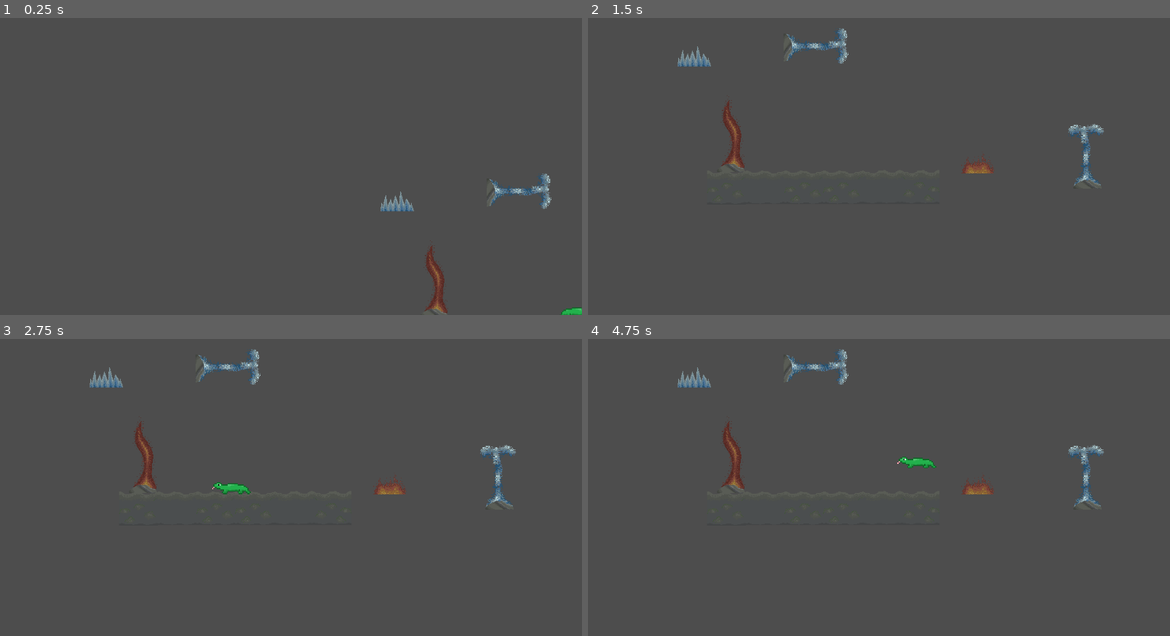
Above: before the commit, frames 1-4 (two rows, left to right).
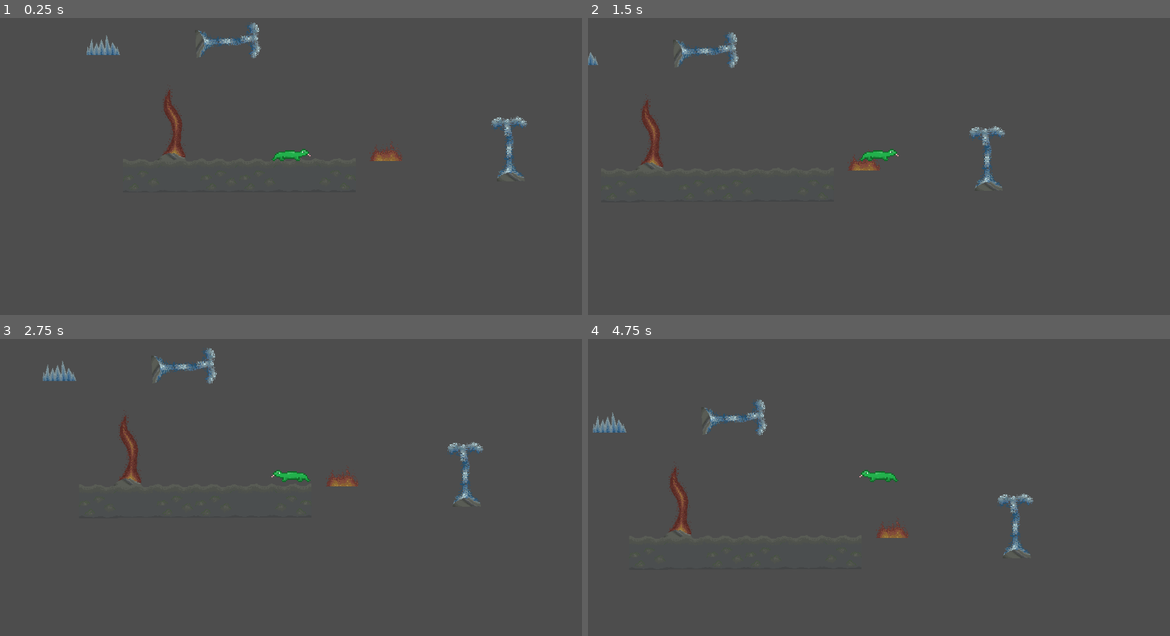
Above: after the commit, the same moments.

Repository: Logan-Voigt/The-Lost-Lizard
Game: Godot game, scene res://src/globals/main.tscn
Same seed, same stepped clock (60 frames per second), same inputs: the game is played once before the commit and once after it.
Inputs:
- Up to frame 1 (0.25 s): no input
- Up to frame 2 (1.5 s): tap Enter at 0.5 s; hold D (move_right) from 0.53 s (still down); tap Space (move_jump) at 0.77 s
- Up to frame 3 (2.75 s): tap Space (move_jump) at 1.52 s; release D (move_right) at 2.03 s; hold A (move_left) from 2.03 s (still down)
- Up to frame 4 (4.75 s): release A (move_left) at 2.78 s; hold D (move_right) 2.78-4.28 s; tap Space (move_jump) at 3.02, 3.77, 4.52 s; hold A (move_left) from 4.28 s (still down)

The runs differ from the first frame. In frame 1, 2.7% of the frame differs, in the area x 14-100%, y 1-100%; in frame 2, 2.9%; in frame 3, 3.3%; in frame 4, 3.4%, in the area x 0-89%, y 3-74%.

Commit message:
made unique scenes for each obstacle

Diff:
--- a/src/globals/main.tscn
+++ b/src/globals/main.tscn
@@ -9,7 +9,3 @@
 
 [node name="Player" parent="." instance=ExtResource("2_gtg6f")]
 position = Vector2(947, 519)
-
-[node name="Camera2D" type="Camera2D" parent="Player"]
-position = Vector2(-1894, -1038)
-scale = Vector2(2, 2)
--- a/src/level/level.tscn
+++ b/src/level/level.tscn
@@ -1,13 +1,9 @@
-[gd_scene load_steps=13 format=3 uid="uid://fouj2uquchlx"]
+[gd_scene load_steps=9 format=3 uid="uid://fouj2uquchlx"]
 
-[ext_resource type="PackedScene" uid="uid://d1ga81q12atc" path="res://src/level/adaptation_obstacle.tscn" id="1_la7um"]
-[ext_resource type="Shape2D" uid="uid://cmdln5ejmulsr" path="res://resources/hitboxes/64x256_hitbox.tres" id="2_af42n"]
-[ext_resource type="Resource" uid="uid://3goerk443s6q" path="res://resources/obstacles/fire_floor.tres" id="2_mpbj7"]
-[ext_resource type="Texture2D" uid="uid://co7a4ttgamjr0" path="res://assets/environment/vents/cave_vent .png" id="2_xv147"]
-[ext_resource type="Shape2D" uid="uid://dn7d5d3uqkobx" path="res://resources/hitboxes/128x64_hitbox.tres" id="3_mpbj7"]
-[ext_resource type="Resource" uid="uid://df2vcbead677s" path="res://resources/obstacles/icy_spikes.tres" id="4_em31m"]
-[ext_resource type="Resource" uid="uid://crr43tlcohfwc" path="res://resources/obstacles/fire_vent.tres" id="5_5vox1"]
-[ext_resource type="Resource" uid="uid://ix4xufgcjw4u" path="res://resources/obstacles/icy_vent.tres" id="7_ob0n7"]
+[ext_resource type="PackedScene" uid="uid://ghjyu24i2aqy" path="res://src/level/obstacles/fire_floor.tscn" id="1_5suky"]
+[ext_resource type="PackedScene" uid="uid://dl6titabhua5s" path="res://src/level/obstacles/icy_spikes.tscn" id="2_p6v4a"]
+[ext_resource type="PackedScene" uid="uid://bbjc1gbuh5l30" path="res://src/level/obstacles/fire_vent.tscn" id="3_p6v4a"]
+[ext_resource type="PackedScene" uid="uid://24ugimcm8yus" path="res://src/level/obstacles/icy_vent.tscn" id="4_w7y1s"]
 [ext_resource type="Texture2D" uid="uid://bi62nlomx3kh7" path="res://assets/environment/building_blocks/Cave_tile_tall.png" id="10_5suky"]
 [ext_resource type="Texture2D" uid="uid://cbmlwwpftcefj" path="res://assets/environment/building_blocks/Cave_tile_tall_no_grass.png" id="10_k5trb"]
 
@@ -43,28 +39,22 @@
 [node name="CollisionShape2D" type="CollisionShape2D" parent="Block4"]
 shape = SubResource("RectangleShape2D_n42af")
 
-[node name="Fire Floor" parent="." instance=ExtResource("1_la7um")]
-position = Vector2(1286, 611)
-obstacle_data = ExtResource("2_mpbj7")
-obstacle_hitbox = ExtResource("3_mpbj7")
+[node name="FireFloor" parent="." instance=ExtResource("1_5suky")]
+position = Vector2(1261, 610)
 
-[node name="Icy Spikes" parent="." instance=ExtResource("1_la7um")]
-position = Vector2(346, 258)
-obstacle_data = ExtResource("4_em31m")
-obstacle_hitbox = ExtResource("3_mpbj7")
+[node name="IcySpikes" parent="." instance=ExtResource("2_p6v4a")]
+position = Vector2(323, 261)
 
-[node name="Fire Vent" parent="." instance=ExtResource("1_la7um")]
-position = Vector2(482, 608)
-obstacle_data = ExtResource("5_5vox1")
-obstacle_hitbox = ExtResource("2_af42n")
-secondary_image = ExtResource("2_xv147")
+[node name="FireVent" parent="." instance=ExtResource("3_p6v4a")]
+position = Vector2(564, 612)
 
-[node name="Icy Vent" parent="." instance=ExtResource("1_la7um")]
-position = Vector2(645, 206)
-rotation = 1.5708
-obstacle_data = ExtResource("7_ob0n7")
-obstacle_hitbox = ExtResource("2_af42n")
-secondary_image = ExtResource("2_xv147")
+[node name="IcyVent" parent="." instance=ExtResource("4_w7y1s")]
+position = Vector2(1682, 677)
+
+[node name="IcyVent2" parent="." instance=ExtResource("4_w7y1s")]
+position = Vector2(633, 234)
+rotation = 1.5322
+scale = Vector2(1, 1)
 
 [node name="CaveTileTall3" type="Sprite2D" parent="."]
 position = Vector2(713, 650)
@@ -93,9 +83,3 @@
 [node name="CaveTileTallNoGrass" type="Sprite2D" parent="."]
 position = Vector2(968, 649)
 texture = ExtResource("10_k5trb")
-
-[node name="Icy Vent2" parent="." instance=ExtResource("1_la7um")]
-position = Vector2(1658, 662)
-obstacle_data = ExtResource("7_ob0n7")
-obstacle_hitbox = ExtResource("2_af42n")
-secondary_image = ExtResource("2_xv147")
--- a/src/level/adaptation_obstacle.gd
+++ b/src/level/obstacles/adaptation_obstacle.gd
@@ -96,13 +96,3 @@
 
 func _ready() -> void:
 	EventBus.type_changed.connect(_on_type_changed)
-
-	effect_area_collision.shape = obstacle_hitbox
-	effect_staticbody_collision.shape = obstacle_hitbox
-	effect_area_collision.position.y -= obstacle_hitbox.size.y / 2
-	effect_staticbody_collision.position.y -= obstacle_hitbox.size.y / 2
-
-	frames.add_animation("default")
-	frames.add_frame("default", obstacle_data.main_image)
-	main_texture.sprite_frames = frames
-	secondary_texture.texture = secondary_image
--- a/src/level/adaptation_obstacle.tscn
+++ b/src/level/obstacles/adaptation_obstacle.tscn
@@ -1,6 +1,6 @@
 [gd_scene load_steps=4 format=3 uid="uid://d1ga81q12atc"]
 
-[ext_resource type="Script" uid="uid://dlcrd4eaa65s5" path="res://src/level/adaptation_obstacle.gd" id="1_mvvav"]
+[ext_resource type="Script" uid="uid://dlcrd4eaa65s5" path="res://src/level/obstacles/adaptation_obstacle.gd" id="1_mvvav"]
 [ext_resource type="Shape2D" uid="uid://bm73nevxjsv6e" path="res://resources/hitboxes/128x128_hitbox.tres" id="2_pw5ec"]
 
 [sub_resource type="SpriteFrames" id="SpriteFrames_uatf8"]
--- /dev/null
+++ b/src/level/obstacles/fire_floor.tscn
@@ -0,0 +1,43 @@
+[gd_scene load_steps=6 format=3 uid="uid://ghjyu24i2aqy"]
+
+[ext_resource type="Script" uid="uid://dlcrd4eaa65s5" path="res://src/level/obstacles/adaptation_obstacle.gd" id="1_x0p5s"]
+[ext_resource type="Resource" uid="uid://3goerk443s6q" path="res://resources/obstacles/fire_floor.tres" id="2_ratnr"]
+[ext_resource type="Texture2D" uid="uid://savtvvo51hj1" path="res://assets/environment/fire/floor-fire.png" id="2_s0ke4"]
+
+[sub_resource type="RectangleShape2D" id="RectangleShape2D_ratnr"]
+size = Vector2(128, 64)
+
+[sub_resource type="SpriteFrames" id="SpriteFrames_3nuoq"]
+animations = [{
+"frames": [{
+"duration": 1.0,
+"texture": ExtResource("2_s0ke4")
+}],
+"loop": true,
+"name": &"default",
+"speed": 5.0
+}]
+
+[node name="FireFloor" type="Node2D"]
+script = ExtResource("1_x0p5s")
+obstacle_data = ExtResource("2_ratnr")
+
+[node name="EffectArea" type="Area2D" parent="."]
+
+[node name="CollisionShape2D" type="CollisionShape2D" parent="EffectArea"]
+shape = SubResource("RectangleShape2D_ratnr")
+
+[node name="EffectStaticbody" type="StaticBody2D" parent="."]
+
+[node name="CollisionShape2D" type="CollisionShape2D" parent="EffectStaticbody"]
+shape = SubResource("RectangleShape2D_ratnr")
+
+[node name="Main_Texture" type="AnimatedSprite2D" parent="."]
+position = Vector2(0, -128)
+sprite_frames = SubResource("SpriteFrames_3nuoq")
+
+[node name="Secondary_Texture" type="Sprite2D" parent="."]
+position = Vector2(0, -128)
+
+[connection signal="body_entered" from="EffectArea" to="." method="_on_effect_area_body_entered"]
+[connection signal="body_exited" from="EffectArea" to="." method="_on_effect_area_body_exited"]
--- /dev/null
+++ b/src/level/obstacles/fire_vent.tscn
@@ -0,0 +1,49 @@
+[gd_scene load_steps=7 format=3 uid="uid://bbjc1gbuh5l30"]
+
+[ext_resource type="Script" uid="uid://dlcrd4eaa65s5" path="res://src/level/obstacles/adaptation_obstacle.gd" id="1_yma3d"]
+[ext_resource type="Resource" uid="uid://crr43tlcohfwc" path="res://resources/obstacles/fire_vent.tres" id="2_hpadw"]
+[ext_resource type="Texture2D" uid="uid://vbcg2k5f61q1" path="res://assets/environment/fire/Fire-Vent.png" id="3_dhupb"]
+[ext_resource type="Texture2D" uid="uid://co7a4ttgamjr0" path="res://assets/environment/vents/cave_vent .png" id="4_3467y"]
+
+[sub_resource type="RectangleShape2D" id="RectangleShape2D_eurba"]
+size = Vector2(56, 230)
+
+[sub_resource type="SpriteFrames" id="SpriteFrames_hpadw"]
+animations = [{
+"frames": [{
+"duration": 1.0,
+"texture": ExtResource("3_dhupb")
+}],
+"loop": true,
+"name": &"default",
+"speed": 5.0
+}]
+
+[node name="FireVent" type="Node2D"]
+script = ExtResource("1_yma3d")
+obstacle_data = ExtResource("2_hpadw")
+
+[node name="EffectArea" type="Area2D" parent="."]
+
+[node name="CollisionShape2D" type="CollisionShape2D" parent="EffectArea"]
+position = Vector2(-8, -116)
+shape = SubResource("RectangleShape2D_eurba")
+
+[node name="EffectStaticbody" type="StaticBody2D" parent="."]
+collision_layer = 0
+collision_mask = 0
+
+[node name="CollisionShape2D" type="CollisionShape2D" parent="EffectStaticbody"]
+position = Vector2(-8, -116)
+shape = SubResource("RectangleShape2D_eurba")
+
+[node name="Main_Texture" type="AnimatedSprite2D" parent="."]
+position = Vector2(0, -128)
+sprite_frames = SubResource("SpriteFrames_hpadw")
+
+[node name="Secondary_Texture" type="Sprite2D" parent="."]
+position = Vector2(0, -128)
+texture = ExtResource("4_3467y")
+
+[connection signal="body_entered" from="EffectArea" to="." method="_on_effect_area_body_entered"]
+[connection signal="body_exited" from="EffectArea" to="." method="_on_effect_area_body_exited"]
--- /dev/null
+++ b/src/level/obstacles/icy_spikes.tscn
@@ -0,0 +1,45 @@
+[gd_scene load_steps=6 format=3 uid="uid://dl6titabhua5s"]
+
+[ext_resource type="Script" uid="uid://dlcrd4eaa65s5" path="res://src/level/obstacles/adaptation_obstacle.gd" id="1_r36cl"]
+[ext_resource type="Resource" uid="uid://df2vcbead677s" path="res://resources/obstacles/icy_spikes.tres" id="2_6ojra"]
+[ext_resource type="Texture2D" uid="uid://c6pbl41jtpgv5" path="res://assets/environment/ice/icy-spikes.png" id="3_o64jj"]
+
+[sub_resource type="RectangleShape2D" id="RectangleShape2D_7b2fa"]
+size = Vector2(128, 64)
+
+[sub_resource type="SpriteFrames" id="SpriteFrames_6vw2l"]
+animations = [{
+"frames": [{
+"duration": 1.0,
+"texture": ExtResource("3_o64jj")
+}],
+"loop": true,
+"name": &"default",
+"speed": 5.0
+}]
+
+[node name="IcySpikes" type="Node2D"]
+script = ExtResource("1_r36cl")
+obstacle_data = ExtResource("2_6ojra")
+
+[node name="EffectArea" type="Area2D" parent="."]
+
+[node name="CollisionShape2D" type="CollisionShape2D" parent="EffectArea"]
+shape = SubResource("RectangleShape2D_7b2fa")
+
+[node name="EffectStaticbody" type="StaticBody2D" parent="."]
+collision_layer = 0
+collision_mask = 0
+
+[node name="CollisionShape2D" type="CollisionShape2D" parent="EffectStaticbody"]
+shape = SubResource("RectangleShape2D_7b2fa")
+
+[node name="Main_Texture" type="AnimatedSprite2D" parent="."]
+position = Vector2(0, -128)
+sprite_frames = SubResource("SpriteFrames_6vw2l")
+
+[node name="Secondary_Texture" type="Sprite2D" parent="."]
+position = Vector2(0, -128)
+
+[connection signal="body_entered" from="EffectArea" to="." method="_on_effect_area_body_entered"]
+[connection signal="body_exited" from="EffectArea" to="." method="_on_effect_area_body_exited"]
--- /dev/null
+++ b/src/level/obstacles/icy_vent.tscn
@@ -0,0 +1,49 @@
+[gd_scene load_steps=7 format=3 uid="uid://24ugimcm8yus"]
+
+[ext_resource type="Script" uid="uid://dlcrd4eaa65s5" path="res://src/level/obstacles/adaptation_obstacle.gd" id="1_x6yig"]
+[ext_resource type="Resource" uid="uid://ix4xufgcjw4u" path="res://resources/obstacles/icy_vent.tres" id="2_m2sbs"]
+[ext_resource type="Texture2D" uid="uid://cdd5eqgesoewl" path="res://assets/environment/ice/icy-vent.png" id="2_syxlm"]
+[ext_resource type="Texture2D" uid="uid://co7a4ttgamjr0" path="res://assets/environment/vents/cave_vent .png" id="3_m2sbs"]
+
+[sub_resource type="RectangleShape2D" id="RectangleShape2D_ufhtc"]
+size = Vector2(64, 256)
+
+[sub_resource type="SpriteFrames" id="SpriteFrames_rrquf"]
+animations = [{
+"frames": [{
+"duration": 1.0,
+"texture": ExtResource("2_syxlm")
+}],
+"loop": true,
+"name": &"default",
+"speed": 5.0
+}]
+
+[node name="IcyVent" type="Node2D"]
+script = ExtResource("1_x6yig")
+obstacle_data = ExtResource("2_m2sbs")
+
+[node name="EffectArea" type="Area2D" parent="."]
+
+[node name="CollisionShape2D" type="CollisionShape2D" parent="EffectArea"]
+position = Vector2(-20, -89)
+shape = SubResource("RectangleShape2D_ufhtc")
+
+[node name="EffectStaticbody" type="StaticBody2D" parent="."]
+collision_layer = 0
+collision_mask = 0
+
+[node name="CollisionShape2D" type="CollisionShape2D" parent="EffectStaticbody"]
+position = Vector2(-20, -89)
+shape = SubResource("RectangleShape2D_ufhtc")
+
+[node name="Main_Texture" type="AnimatedSprite2D" parent="."]
+position = Vector2(0, -128)
+sprite_frames = SubResource("SpriteFrames_rrquf")
+
+[node name="Secondary_Texture" type="Sprite2D" parent="."]
+position = Vector2(0, -128)
+texture = ExtResource("3_m2sbs")
+
+[connection signal="body_entered" from="EffectArea" to="." method="_on_effect_area_body_entered"]
+[connection signal="body_exited" from="EffectArea" to="." method="_on_effect_area_body_exited"]
--- a/src/player/player.tscn
+++ b/src/player/player.tscn
@@ -28,3 +28,6 @@
 [node name="Visuals" type="AnimatedSprite2D" parent="."]
 position = Vector2(0, -65)
 sprite_frames = SubResource("SpriteFrames_h2yge")
+
+[node name="Camera2D" type="Camera2D" parent="."]
+scale = Vector2(2, 2)
Renamed: src/level/adaptation_obstacle.gd.uid -> src/level/obstacles/adaptation_obstacle.gd.uid
